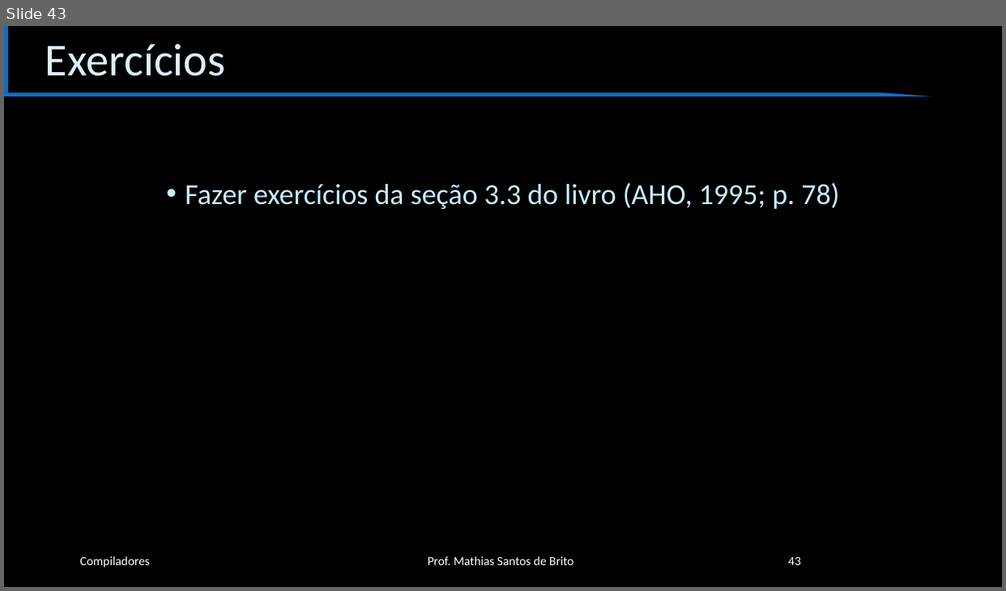
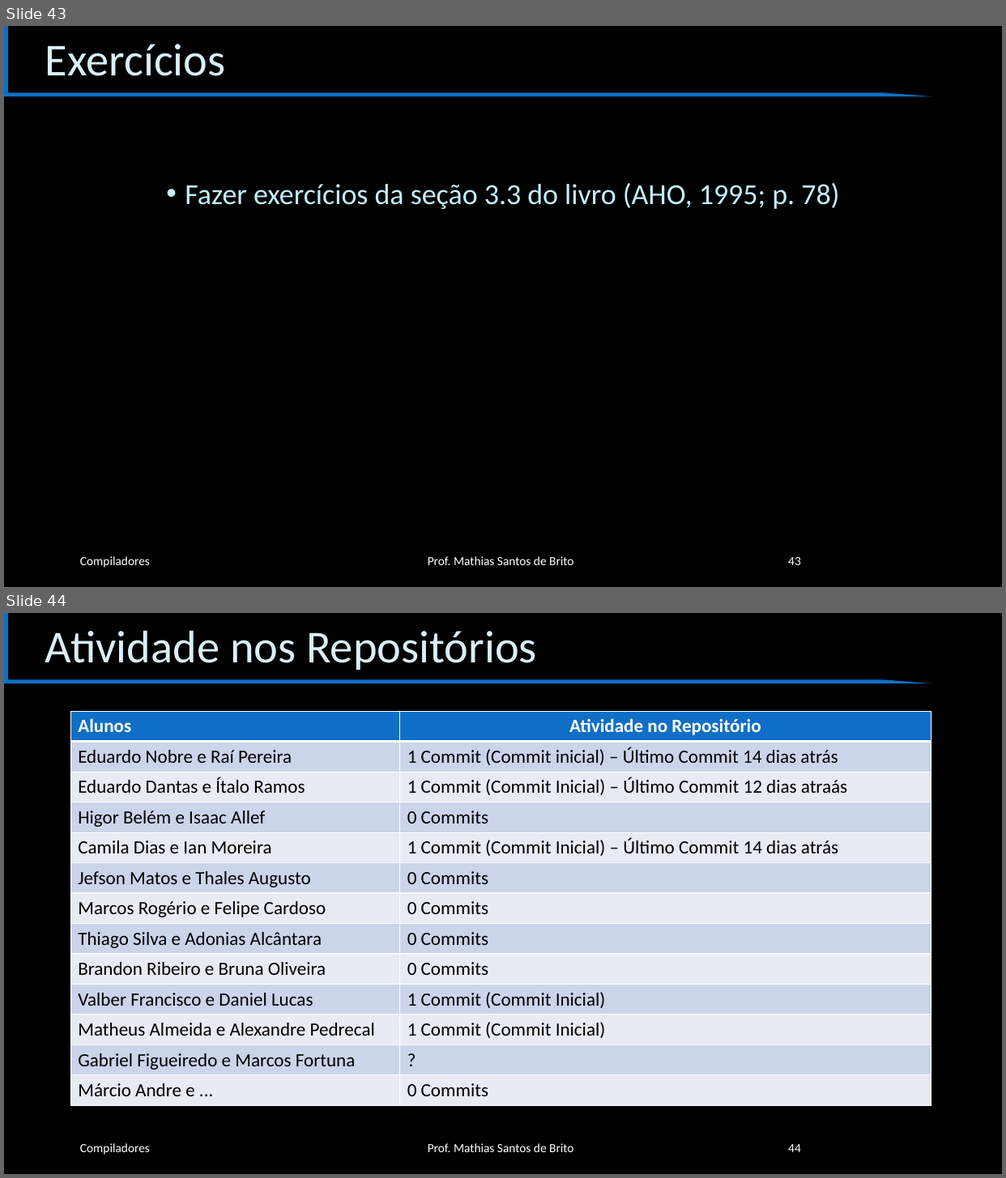
Before and after one commit to cet058-Org/2019.1, a slide deck: slides.pptx. Shown one above the other, each under a label of ours: slide 43 before the commit, slides 43 and 44 after it. The pictures are 1006x591 and 1006x1178 pixels, drawn with LibreOffice and Linux fonts; fonts in the diff are those of the drawing; background and template pictures are left out. Boxes give left, top, right and bottom in pixels: in the first picture for what was removed or moved away, otherwise in the second. Text is boxed around its words. In the diff, an @@ line names an element or a change of style, - is before the commit and + after.

```diff
--- a/slides.pptx
+++ b/slides.pptx
@@ slide 44 added at box(4, 613, 1002, 1174), background #000000; not listed: 1 template element that a slide beside it also shows @@
@@ title added at box(45, 630, 537, 670), 44 pt, text #DBEFF9 @@
+Atividade nos Repositórios
@@ table added at box(70, 711, 931, 1105), 13 rows, 2 columns @@
+Alunos | Atividade no Repositório
+Eduardo Nobre e Raí Pereira | 1 Commit (Commit inicial) – Último Commit 14 dias atrás
+Eduardo Dantas e Ítalo Ramos | 1 Commit (Commit Inicial) – Último Commit 12 dias atraás
+Higor Belém e Isaac Allef | 0 Commits
+Camila Dias e Ian Moreira | 1 Commit (Commit Inicial) – Último Commit 14 dias atrás
+Jefson Matos e Thales Augusto | 0 Commits
+Marcos Rogério e Felipe Cardoso | 0 Commits
+Thiago Silva e Adonias Alcântara | 0 Commits
+Brandon Ribeiro e Bruna Oliveira | 0 Commits
+Valber Francisco e Daniel Lucas | 1 Commit (Commit Inicial)
+Matheus Almeida e Alexandre Pedrecal | 1 Commit (Commit Inicial)
+Gabriel Figueiredo e Marcos Fortuna | ?
+Márcio Andre e ... | 0 Commits
@@ text added at box(80, 1144, 150, 1155), 12 pt, text #FFFFFF @@
+Compiladores
@@ text added at box(428, 1144, 573, 1152), 12 pt, text #FFFFFF @@
+Prof. Mathias Santos de Brito
@@ page number added at box(788, 1144, 801, 1152), 12 pt, text #FFFFFF @@
+44
```
Also in this commit, not shown: 7 other slides added, 1 other file.
